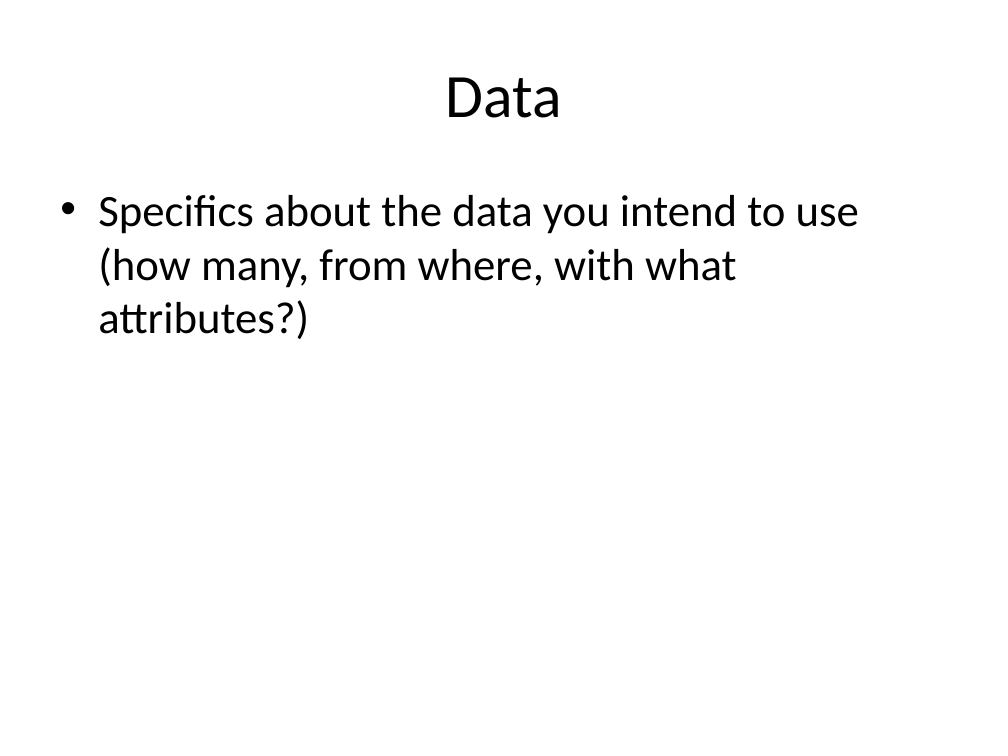
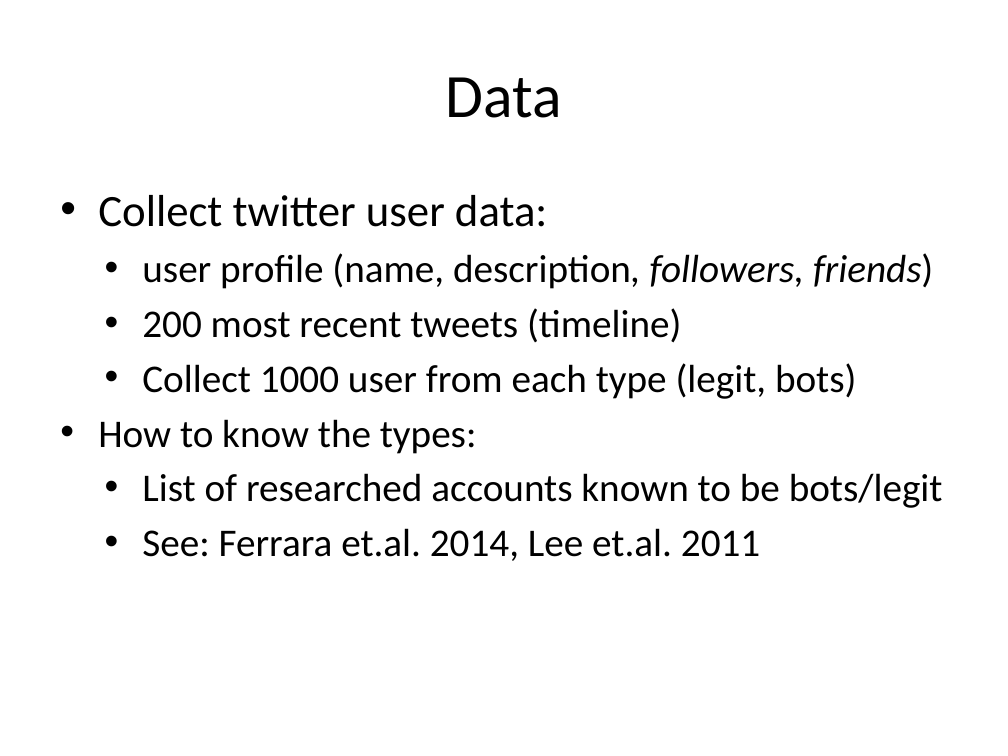
Before and after one commit to mramire8/osna, a slide deck: slide 8 of presentations/proposal.pptx (slide 5 before the commit). Drawn at 1008x756 pixels with LibreOffice and Linux fonts; fonts in the diff are those of the drawing. Boxes give left, top, right and bottom in pixels: in the first picture for what was removed or moved away, otherwise in the second. Text is boxed around its words. In the diff, an @@ line names an element or a change of style, - is before the commit and + after.

```diff
--- a/presentations/proposal.pptx
+++ b/presentations/proposal.pptx
@@ text at bbox=[98, 195, 943, 561]: text changed; size 32 to 28 pt @@
-• Specifics about the data you intend to use (how many, from where, with what attributes?)
+• Collect twitter user data:
+  • user profile (name, description, followers, friends)
+  • 200 most recent tweets (timeline)
+  • Collect 1000 user from each type (legit, bots)
+• How to know the types:
+  • List of researched accounts known to be bots/legit
+  • See: Ferrara et.al. 2014, Lee et.al. 2011
```
Also in this commit, not shown: 1 other slide changed, 7 slides added, 3 slides removed, 1 other file.
